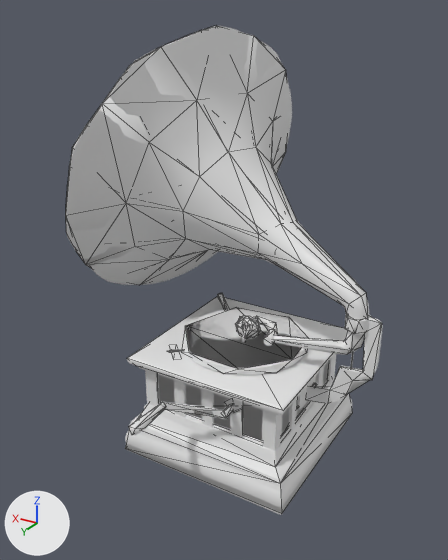
The OBJ model EveryfunSandbox/game/main/blocks/grammophone/mesh.obj as it was, and as the next commit left it.
Rendered twice from a camera (50 mm lens) standing at (-0.04, 0.483, 0.844) and looking at (0.561, -0.519, 0.343). Lighting does not change. The marker at lower left points along +X, +Y and +Z. The older version comes first. Mesh edges are drawn as thin lines on the coarser meshes. Where no turn or scale is listed for an object, it has been applied to the vertices.

The older version as bpy lines, for what is in view:
```python
me_1_low_001 = bpy.data.meshes.new('1_low.001')
me_1_low_001.from_pydata(...)  # 3137 vertices, 5432 faces; spans x 0.224..0.849, y -0.926..-0.202, z 0.001..0.822
me_1_low_002 = bpy.data.meshes.new('1_low.002')
me_1_low_002.from_pydata(...)  # 451 vertices, 538 faces, 18 loose edges; spans x 0.225..0.849, y -0.926..-0.204, z 0.007..0.823
ob_1_low_001 = bpy.data.objects.new('1_low.001', me_1_low_001)
ob_1_low_001.location = (0.0, 0.0, 0.0)
ob_1_low_002 = bpy.data.objects.new('1_low.002', me_1_low_002)
ob_1_low_002.location = (0.0, 0.0, 0.0)
```
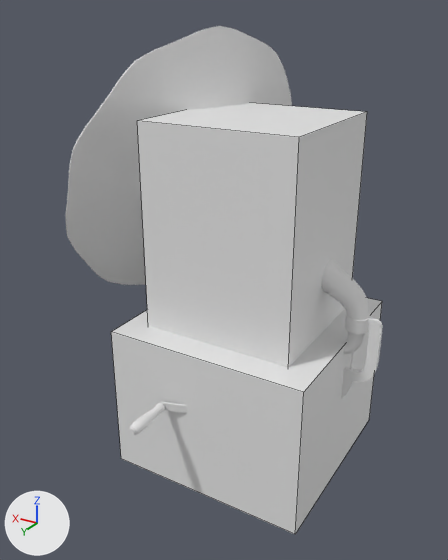
Location of each change, [x1, y1, x2, y2] in pixels of the pictures (448 x 560 px):
'Cube', added
    after: [111, 103, 382, 534]
'1_low.002', deleted
    before: [66, 26, 382, 514]

Edits to the bpy script that builds the scene:
```text
Add me_cube:
    me_cube.from_pydata(...)  # a box spanning x 0.285..0.685, y -0.707..-0.307, z -0.014..0.286; a box spanning x 0.34..0.64, y -0.664..-0.364, z 0.277..0.677
Remove ob_1_low_002:
    ob_1_low_002 = bpy.data.objects.new('1_low.002', me_1_low_002)
    ob_1_low_002.location = (0.0, 0.0, 0.0)
Add ob_cube:
    ob_cube = bpy.data.objects.new('Cube', me_cube)
    ob_cube.location = (0.0, 0.0, 0.0)
```
